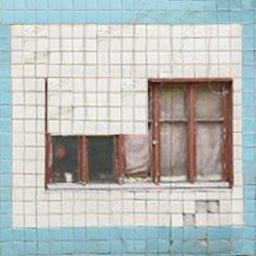
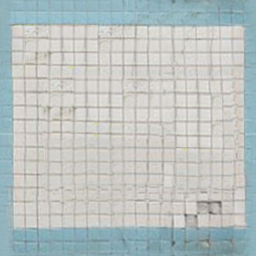
Layered file, before and after one edit (256×256). Changes by layer:
renamed "Слой 2" to "Слой 3", painted on it over [0, 0, 256, 256]
removed layer "Слой 1 копия" over [0, 0, 256, 256]
